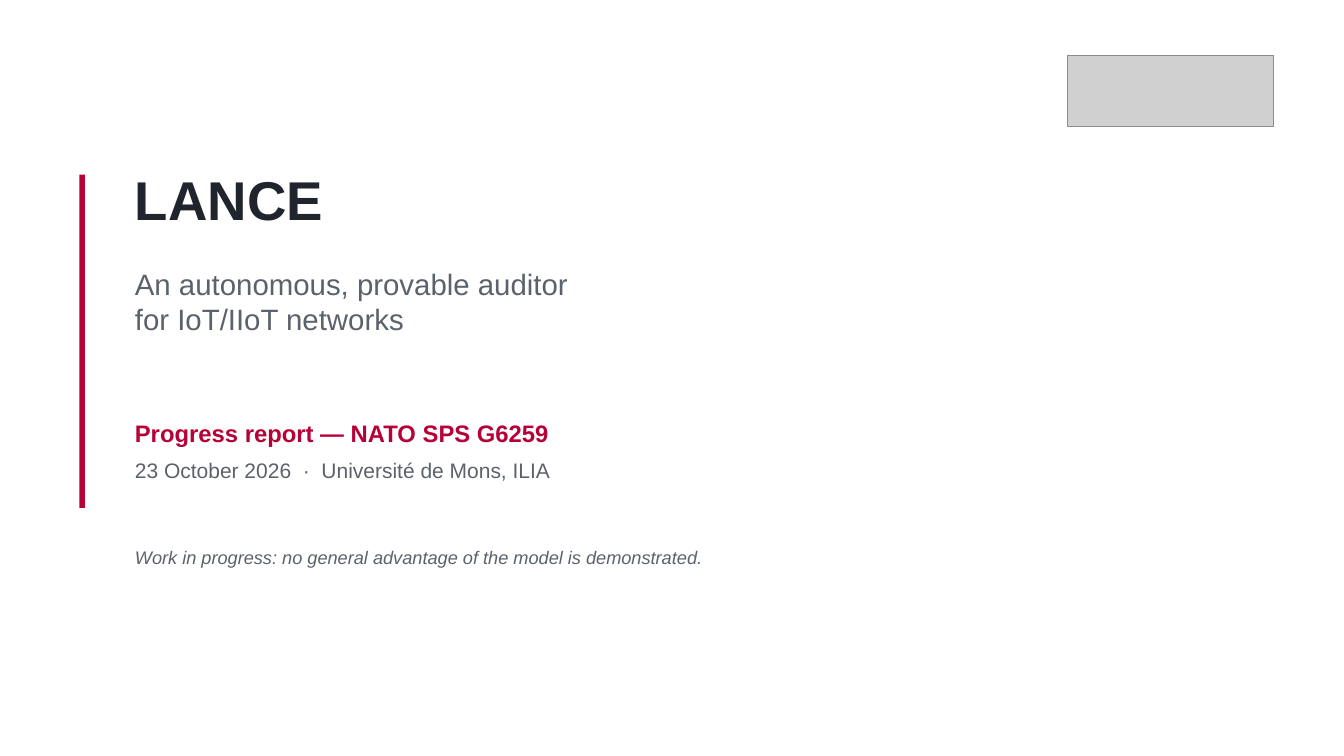
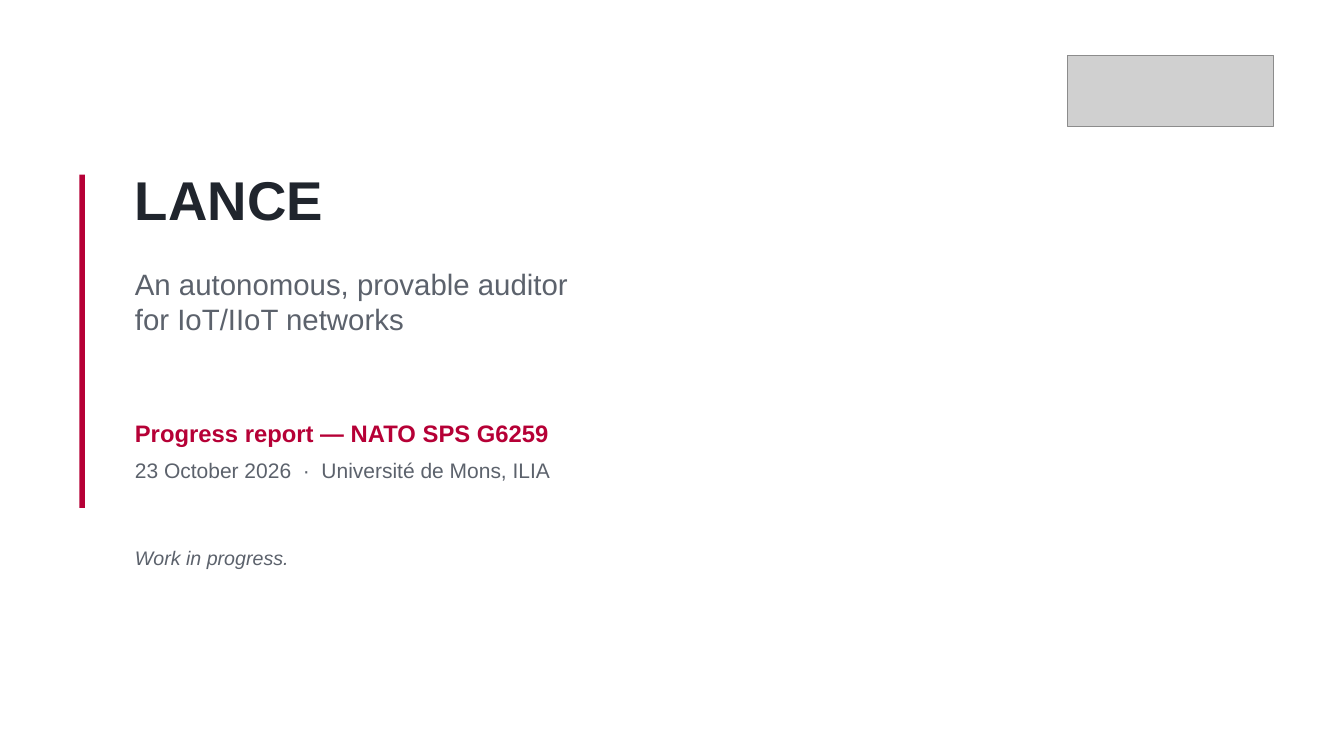
Before and after one commit to Tanguyvans/LANCE, a slide deck: slide 1 of objectifs/presentation-2026-10-23/slides.pptx. Drawn at 1344x756 pixels with LibreOffice and Linux fonts; fonts in the diff are those of the drawing; grey boxes stand for pictures. Boxes give left, top, right and bottom in pixels: in the first picture for what was removed or moved away, otherwise in the second. Text is boxed around its words. In the diff, an @@ line names an element or a change of style, - is before the commit and + after.

```diff
--- a/objectifs/presentation-2026-10-23/slides.pptx
+++ b/objectifs/presentation-2026-10-23/slides.pptx
@@ text at <box>135,551,289,569</box>: text changed; size 13 to 14 pt @@
-Work in progress: no general advantage of the model is demonstrated.
+Work in progress.
```
Also in this commit, not shown: 9 other slides changed, 3 slides removed, 2 other files.
